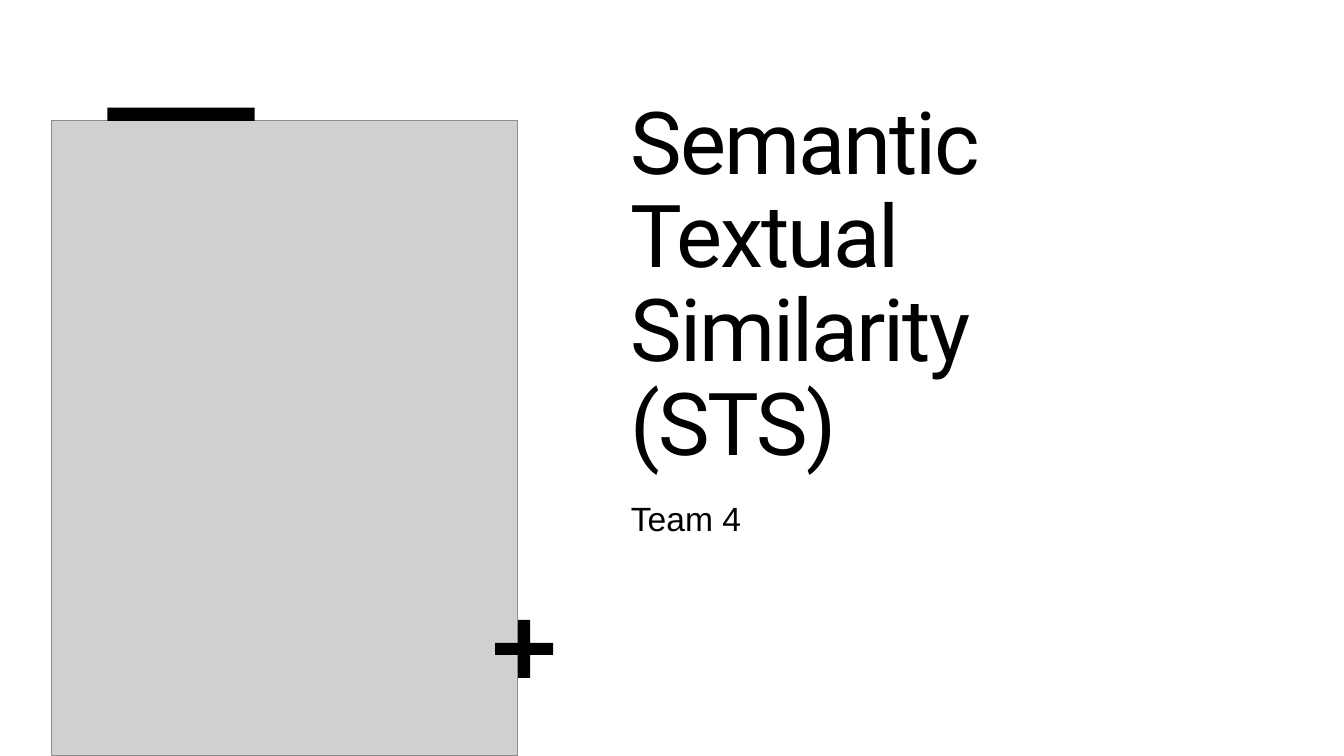
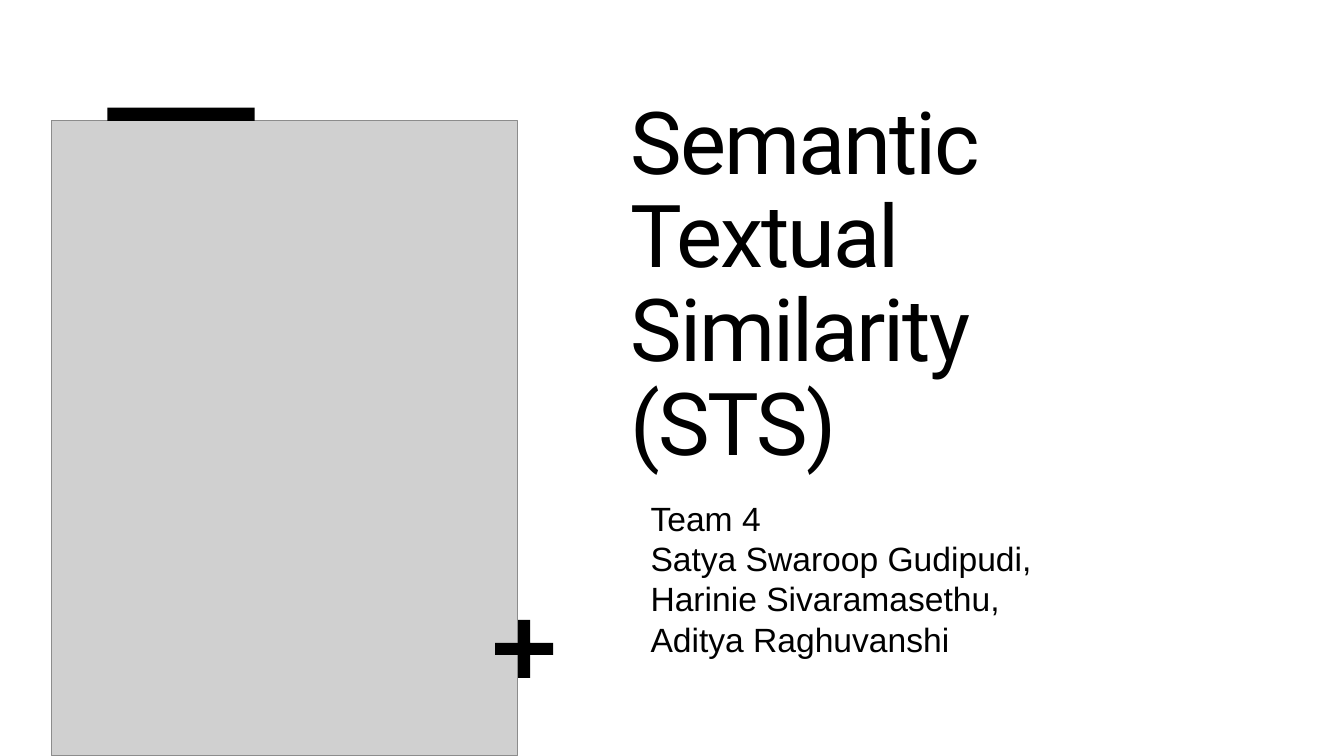
Before and after one commit to tanalpha-aditya/Advanced_Semantic_similarity, a slide deck: slide 1 of 4-final_report.pptx. Drawn at 1344x756 pixels with LibreOffice and Linux fonts; fonts in the diff are those of the drawing; grey boxes stand for pictures. Boxes give left, top, right and bottom in pixels: in the first picture for what was removed or moved away, otherwise in the second. Text is boxed around its words. In the diff, an @@ line names an element or a change of style, - is before the commit and + after.

```diff
--- a/4-final_report.pptx
+++ b/4-final_report.pptx
@@ subtitle "Team 4": place and size @@
-subtitle "Team 4" at [631,508,741,532]
+subtitle "Team 4" at [651,508,1032,659]
@@ subtitle at [651,546,1032,659]: paragraph added @@
+Satya Swaroop Gudipudi,
+Harinie Sivaramasethu,
+Aditya Raghuvanshi
```
Also in this commit, not shown: 5 other slides changed, 3 slides added, 6 other files.
